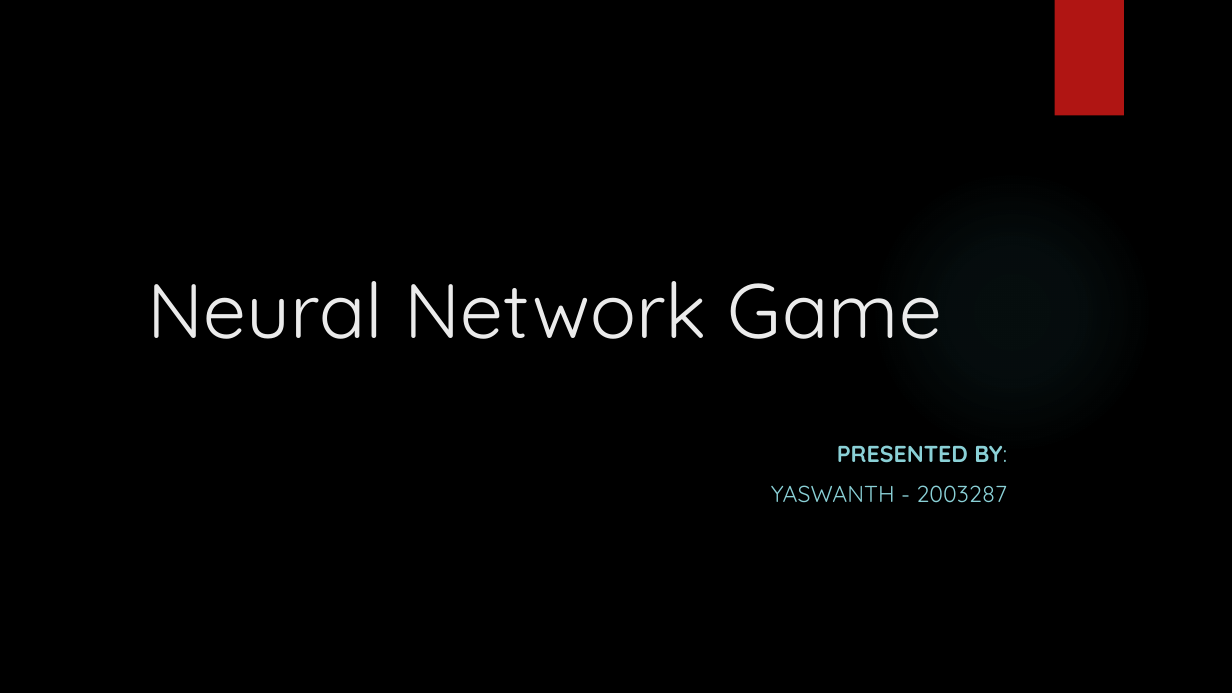
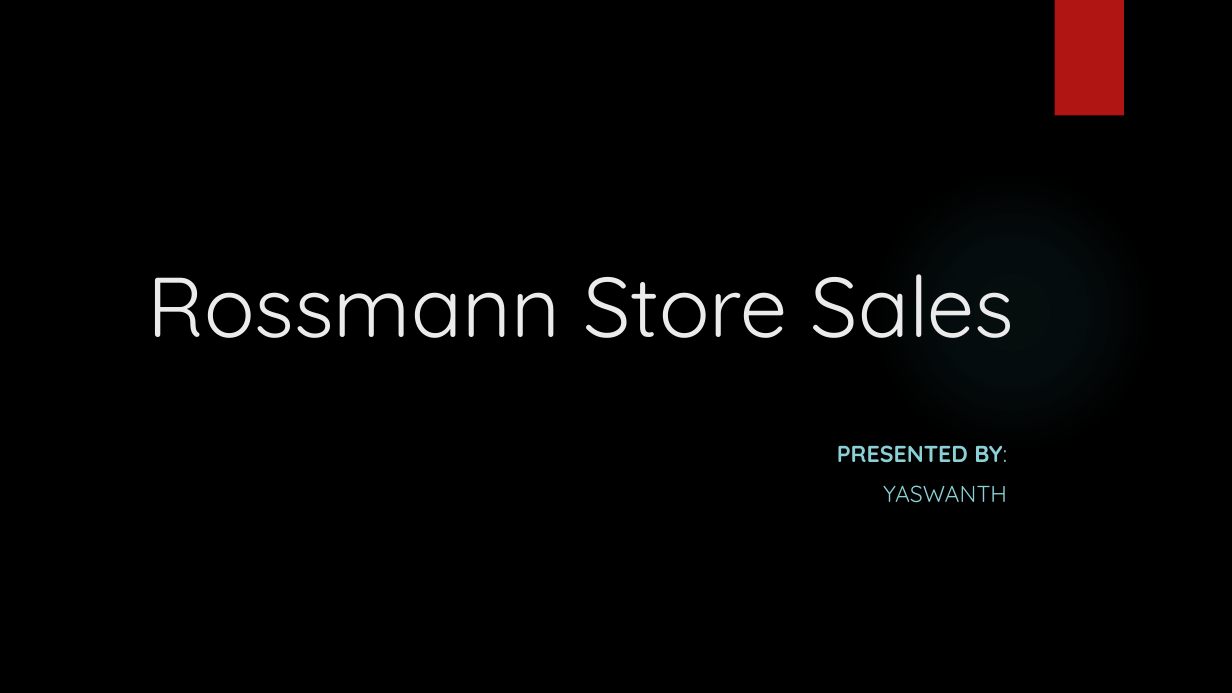
Before and after one commit to Yash4850/DataScience, a slide deck: slide 1 of Rossmann Stores/Presentation.pptx. Drawn at 1232x693 pixels with LibreOffice and Linux fonts; fonts in the diff are those of the drawing; background and template pictures are left out. Boxes give left, top, right and bottom in pixels: in the first picture for what was removed or moved away, otherwise in the second. Text is boxed around its words. In the diff, an @@ line names an element or a change of style, - is before the commit and + after.

```diff
--- a/Rossmann Stores/Presentation.pptx
+++ b/Rossmann Stores/Presentation.pptx
@@ title at bbox=[148, 274, 1014, 338]: text changed; size 60 to 66 pt @@
-Neural Network Game
+Rossmann Store Sales
@@ subtitle at bbox=[883, 485, 1007, 503]: text changed @@
-YASWANTH - 2003287
+YASWANTH
```
Also in this commit, not shown: 8 slides added, 3 slides removed.
